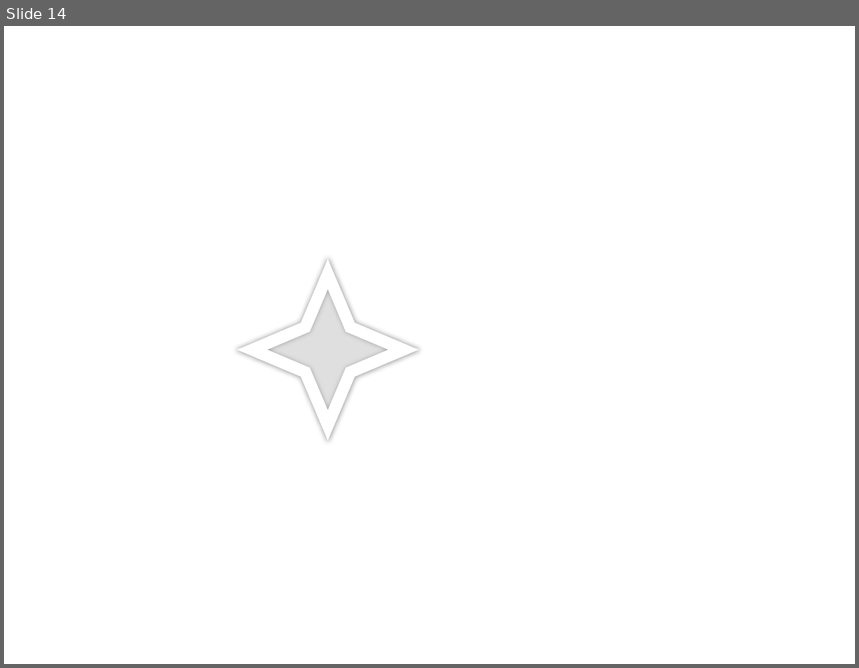
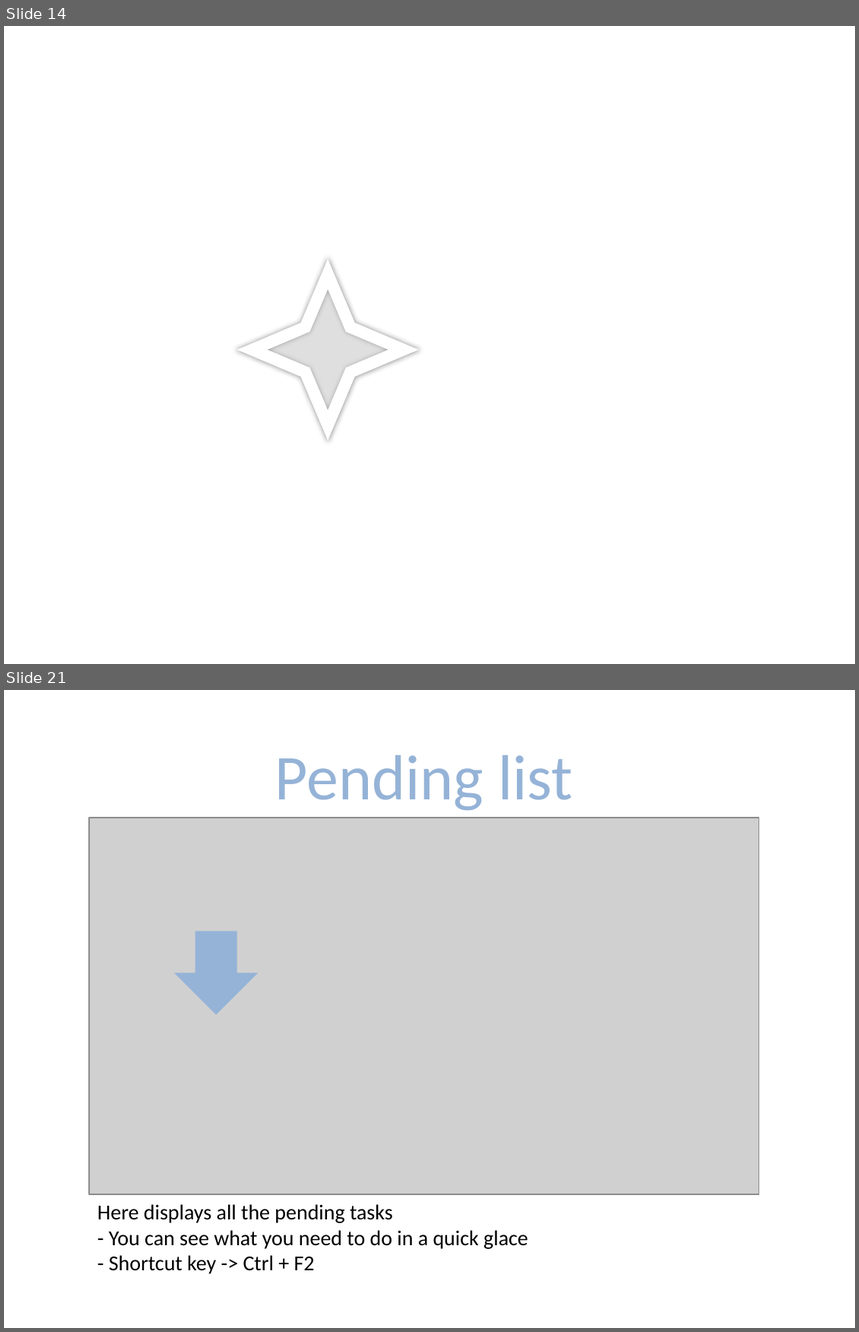
Before and after one commit to jeffryhartanto/addressbook-level4, a slide deck: docs/diagrams/Diagrams.pptx. Shown one above the other, each under a label of ours: slide 14 before the commit, slides 14 and 21 after it; the slides between them are not shown. The pictures are 859x668 and 859x1332 pixels, drawn with LibreOffice and Linux fonts; fonts in the diff are those of the drawing; grey boxes stand for pictures. Boxes give left, top, right and bottom in pixels: in the first picture for what was removed or moved away, otherwise in the second. Text is boxed around its words. In the diff, an @@ line names an element or a change of style, - is before the commit and + after.

Commit message:
Add ui-quickguide

```diff
--- a/docs/diagrams/Diagrams.pptx
+++ b/docs/diagrams/Diagrams.pptx
@@ slide 21 added at (4,690,855,1328), background #FFFFFF @@
@@ text added at (275,755,572,811), 54 pt, text #95B3D7 @@
+Pending list
@@ picture added at (89,818,759,1195) @@
@@ down arrow added at (174,931,258,1015), fill #95B3D7 @@
@@ text added at (97,1205,528,1274), 18 pt, text #000000 @@
+Here displays all the pending tasks
+- You can see what you need to do in a quick glace
+- Shortcut key -> Ctrl + F2
```
Also in this commit, not shown: 8 other slides added, 8 other files.
